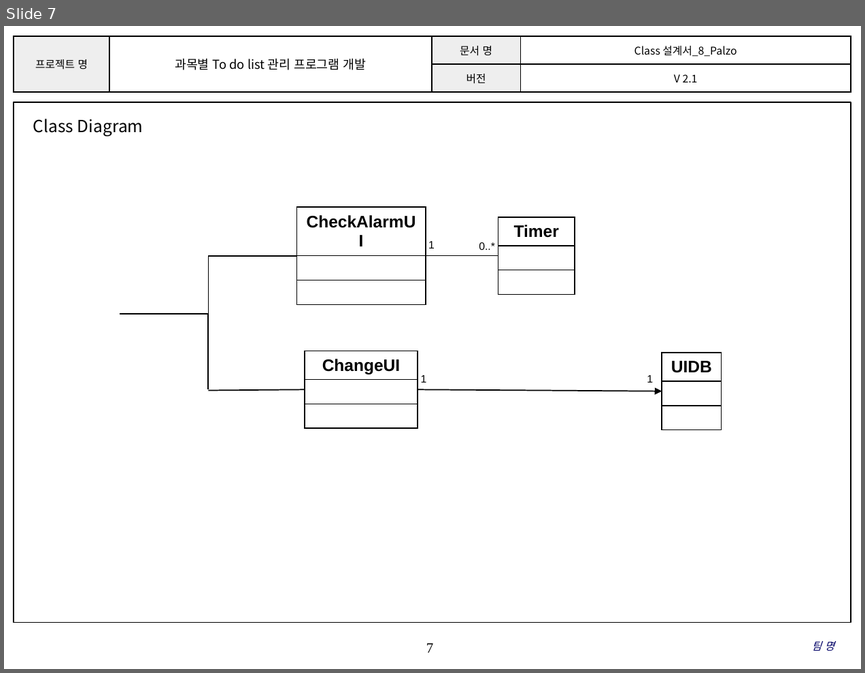
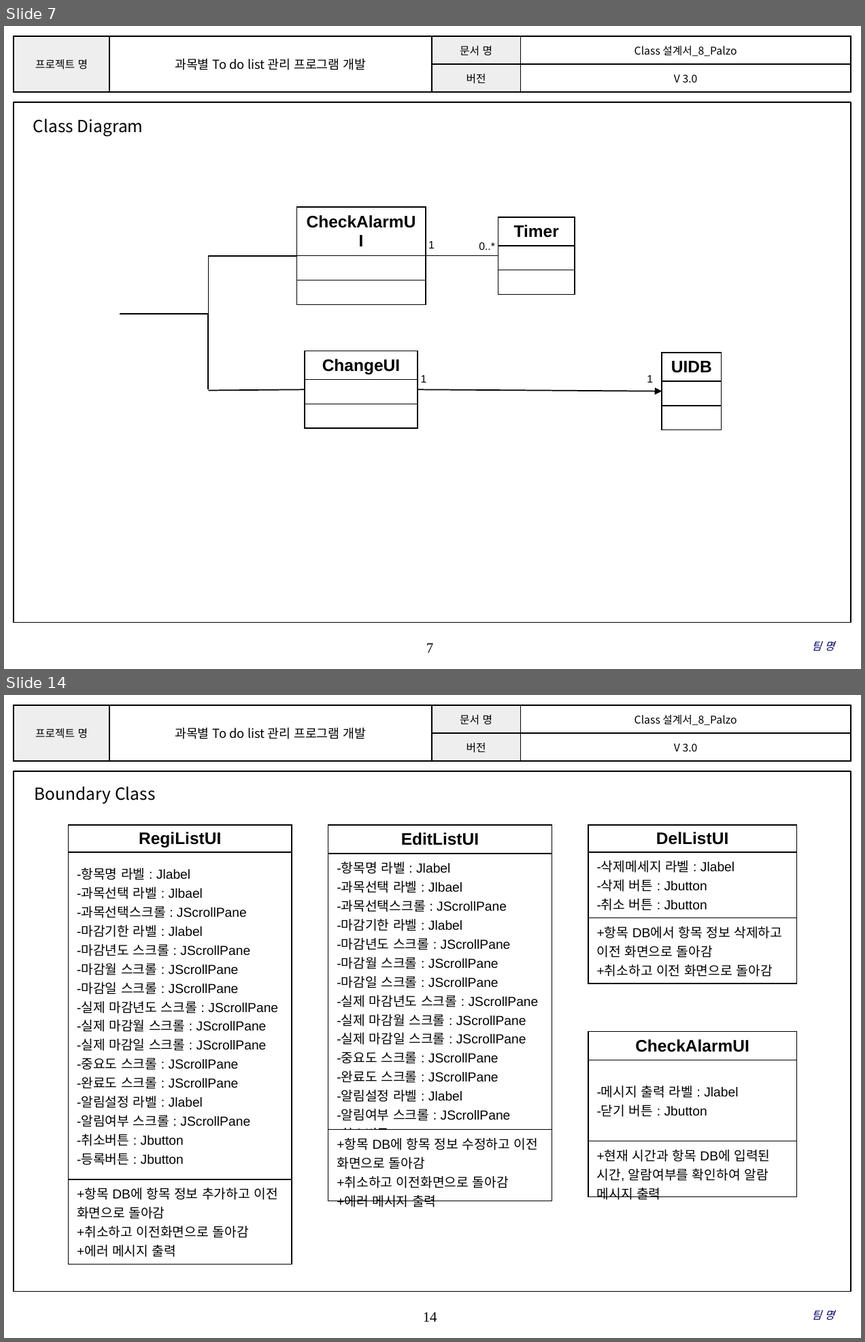
Before and after one commit to SMU-SE-Admin/18-1_8_PALZO_Doc, a slide deck: 03 설계/Class 설계서_8_Palzo.pptx. Shown one above the other, each under a label of ours: slide 7 before the commit, slides 7 and 14 after it; the slides between them are not shown. The pictures are 865x673 and 865x1342 pixels, drawn with LibreOffice and Linux fonts; fonts in the diff are those of the drawing; background and template pictures are left out. Boxes give left, top, right and bottom in pixels: in the first picture for what was removed or moved away, otherwise in the second. Text is boxed around its words. In the diff, an @@ line names an element or a change of style, - is before the commit and + after.

Commit message:
#1101 Class 설계서 작성
클래스 속성 및 메소드 한글화, 수정
에러 UI 클래스 추가

```diff
--- a/03 설계/Class 설계서_8_Palzo.pptx
+++ b/03 설계/Class 설계서_8_Palzo.pptx
@@ slide 14 added at (4,695,861,1338), background #FFFFFF; not listed: 3 template elements that a slide beside it also shows @@
@@ text added at (35,786,155,804), 14 pt, text #000000 @@
+Boundary Class
@@ table added at (68,824,292,1259), 3 rows, 1 columns @@
+RegiListUI
+-항목명 라벨 : Jlabel / -과목선택 라벨 : Jlbael / -과목선택스크롤 : JScrollPane / -마감기한 라벨 : Jlabel / -마감년도 스크롤 : JScrollPane / -마감월 스크롤 : JScrollPane / -마감일 스크롤 : JScrollPane / -실제 마감년도 스크롤 : JScrollPane / -실제 마감월 스크롤 : JScrollPane / -실제 마감일 스크롤 : JScrollPane / -중요도 스크롤 : JScrollPane / -완료도 스크롤 : JScrollPane / -알림설정 라벨 : Jlabel / -알림여부 스크롤 : JScrollPane / -취소버튼 : Jbutton / -등록버튼 : Jbutton
++항목 DB에 항목 정보 추가하고 이전 화면으로 돌아감 / +취소하고 이전화면으로 돌아감 / +에러 메시지 출력
@@ table added at (328,824,551,1232), 3 rows, 1 columns @@
+EditListUI
+-항목명 라벨 : Jlabel / -과목선택 라벨 : Jlbael / -과목선택스크롤 : JScrollPane / -마감기한 라벨 : Jlabel / -마감년도 스크롤 : JScrollPane / -마감월 스크롤 : JScrollPane / -마감일 스크롤 : JScrollPane / -실제 마감년도 스크롤 : JScrollPane / -실제 마감월 스크롤 : JScrollPane / -실제 마감일 스크롤 : JScrollPane / -중요도 스크롤 : JScrollPane / -완료도 스크롤 : JScrollPane / -알림설정 라벨 : Jlabel / -알림여부 스크롤 : JScrollPane / -취소버튼 : Jbutton / -변경버튼 : Jbutton
++항목 DB에 항목 정보 수정하고 이전 화면으로 돌아감 / +취소하고 이전화면으로 돌아감 / +에러 메시지 출력
@@ table added at (588,824,797,981), 3 rows, 1 columns @@
+DelListUI
+-삭제메세지 라벨 : Jlabel / -삭제 버튼 : Jbutton / -취소 버튼 : Jbutton
++항목 DB에서 항목 정보 삭제하고 이전 화면으로 돌아감 / +취소하고 이전 화면으로 돌아감
@@ table added at (588,1032,797,1202), 3 rows, 1 columns @@
+CheckAlarmUI
+-메시지 출력 라벨 : Jlabel / -닫기 버튼 : Jbutton
++현재 시간과 항목 DB에 입력된 시간, 알람여부를 확인하여 알람 메시지 출력
@@ text added at (811,1310,834,1320), 9 pt, text #000066, italic @@
+팀 명
@@ slide 7 changed as well @@
@@ table at (14,36,851,92) @@
-row 2, column 4: V 2.1
+row 2, column 4: V 3.0
```
Also in this commit, not shown: 10 other slides changed, 1 other slide added, 2 slides removed.
